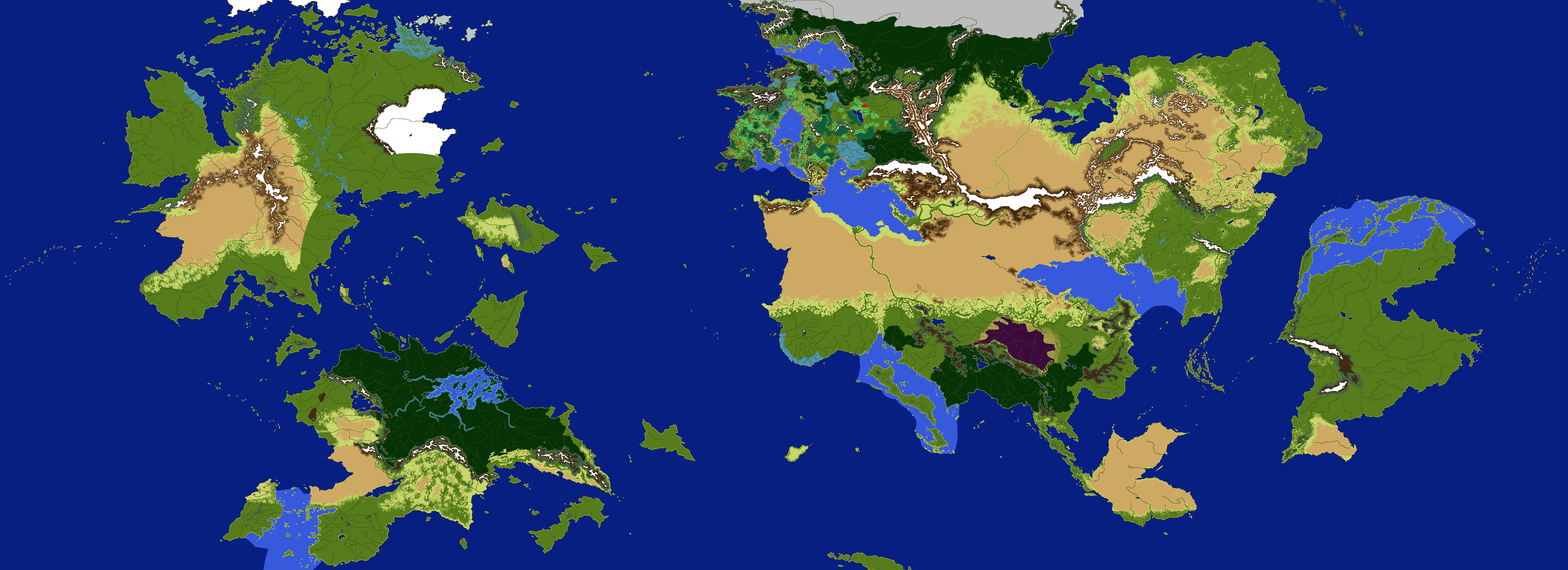
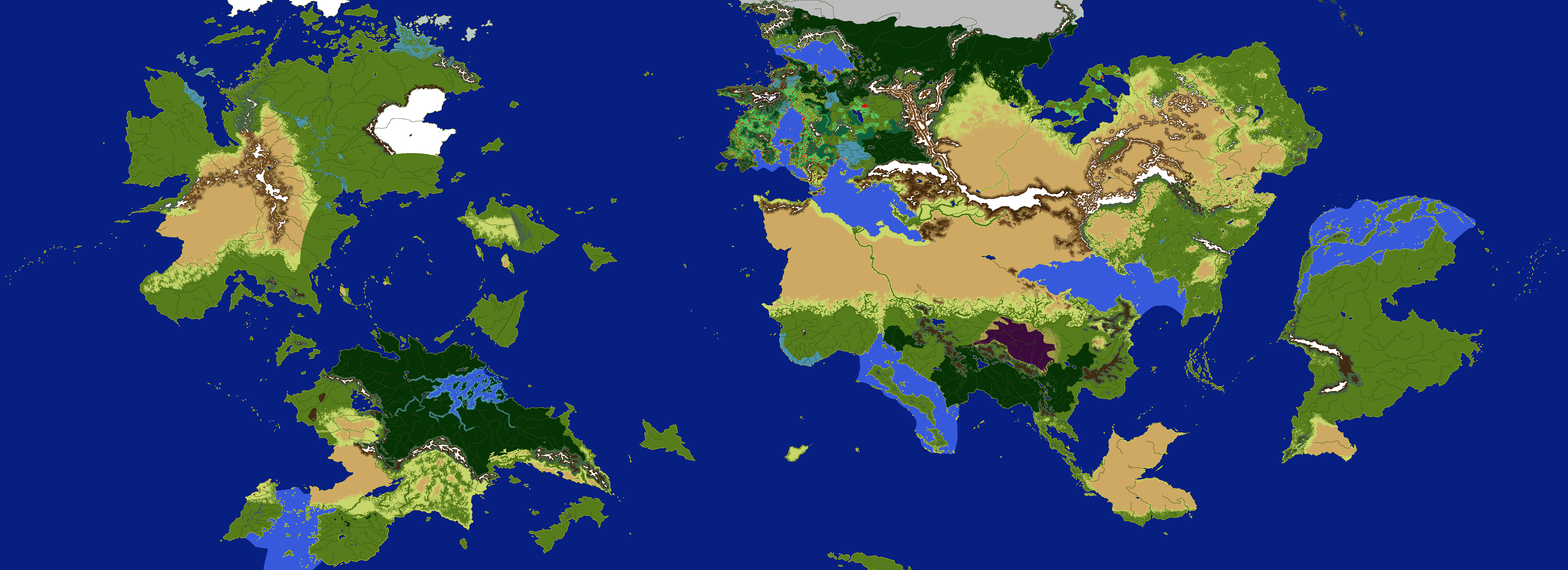
Comparing the layer stacks of the two 1568 × 570 images. Changes:
painted on "terrain.bmp" over [303, 473, 442, 528]
